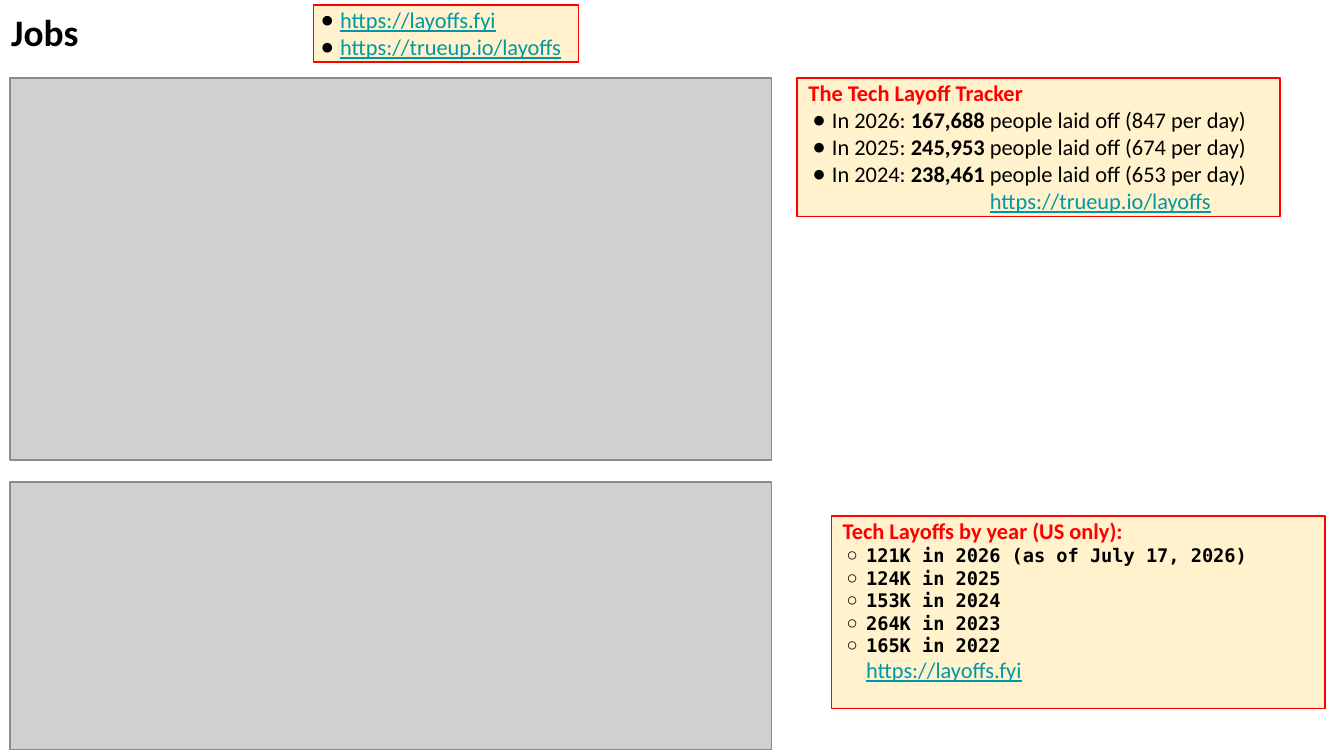
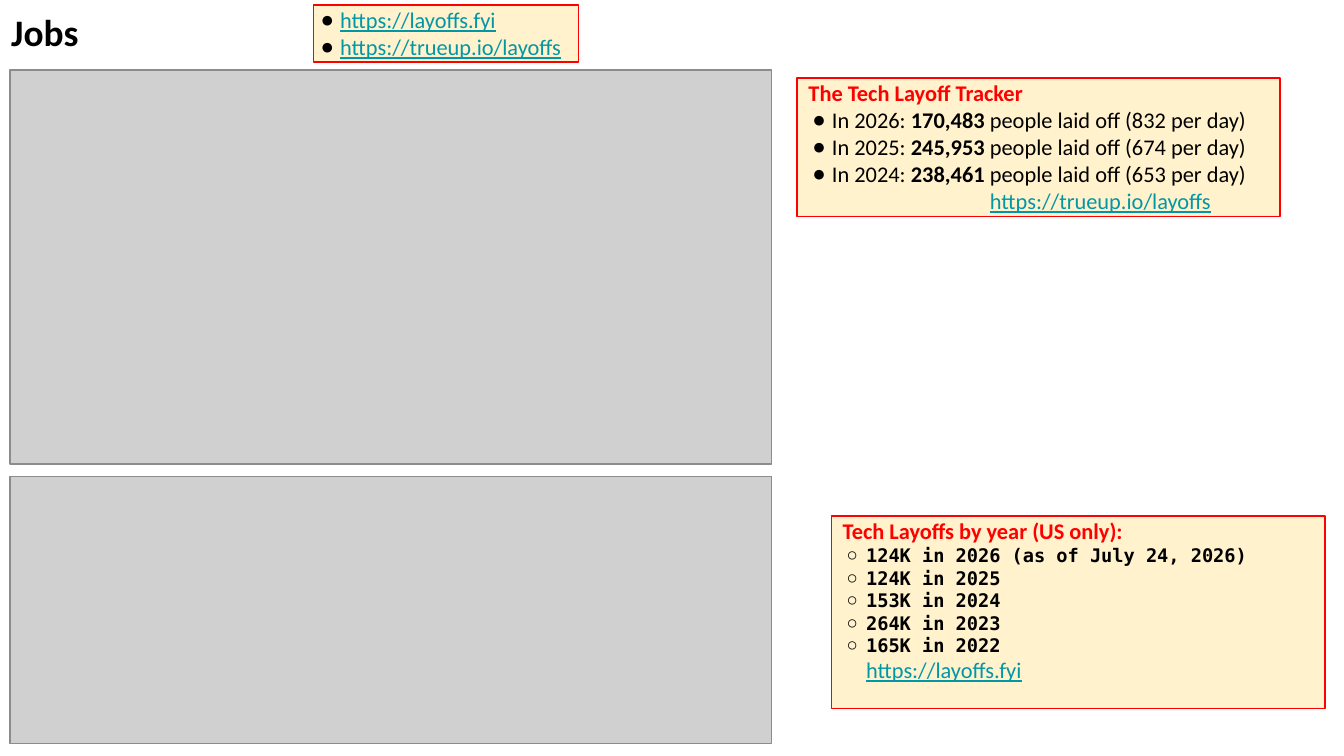
Before and after one commit to lselector/seminar, a slide deck: slide 31 of 2026/2026-07-24-AI-Updates.pptx (slide 23 before the commit). Drawn at 1344x756 pixels with LibreOffice and Linux fonts; fonts in the diff are those of the drawing; grey boxes stand for pictures. Boxes give left, top, right and bottom in pixels: in the first picture for what was removed or moved away, otherwise in the second. Text is boxed around its words. In the diff, an @@ line names an element or a change of style, - is before the commit and + after.

```diff
--- a/2026/2026-07-24-AI-Updates.pptx
+++ b/2026/2026-07-24-AI-Updates.pptx
@@ picture resized from (x1=9, y1=78, x2=771, y2=460) to (x1=9, y1=70, x2=771, y2=464) @@
@@ text in rectangle at (x1=832, y1=112, x2=1246, y2=132): text changed @@
-● In 2026: 167,688 people laid off (847 per day)
+● In 2026: 170,483 people laid off (832 per day)
@@ picture moved from (x1=9, y1=482, x2=771, y2=750) to (x1=9, y1=476, x2=771, y2=743) @@
@@ text in rectangle at (x1=866, y1=548, x2=1247, y2=566): text changed @@
-  ○ 121K in 2026 (as of July 17, 2026)
+  ○ 124K in 2026 (as of July 24, 2026)
```
Also in this commit, not shown: 9 other slides changed, 9 slides added, 1 slide removed.
